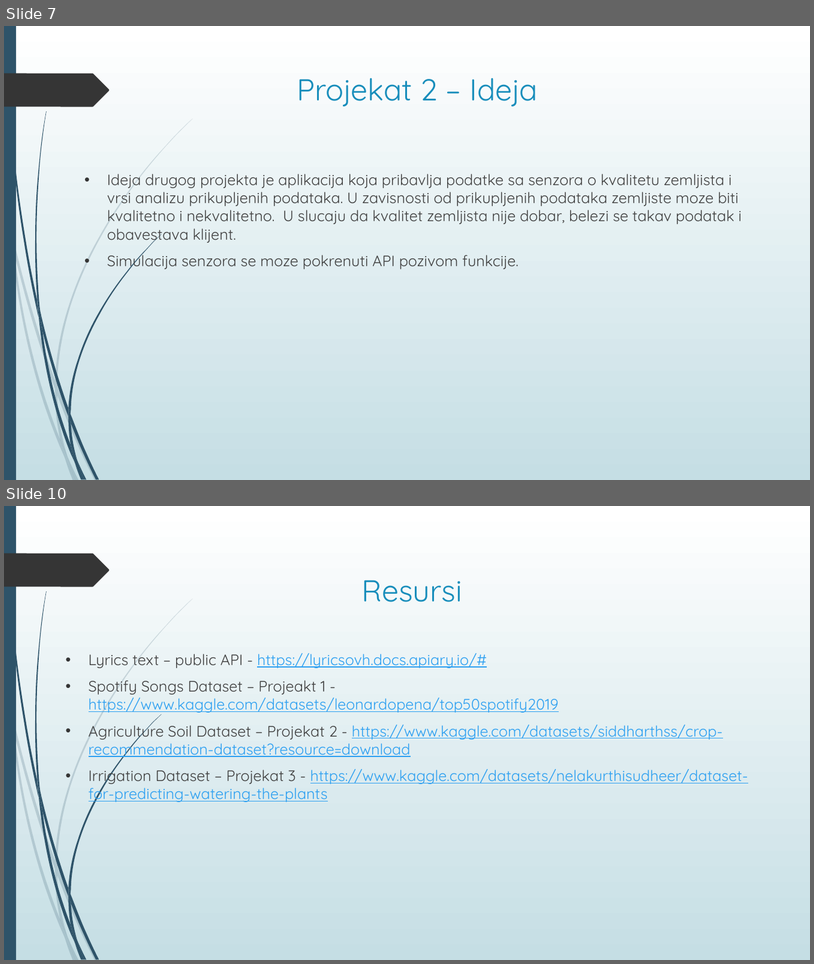
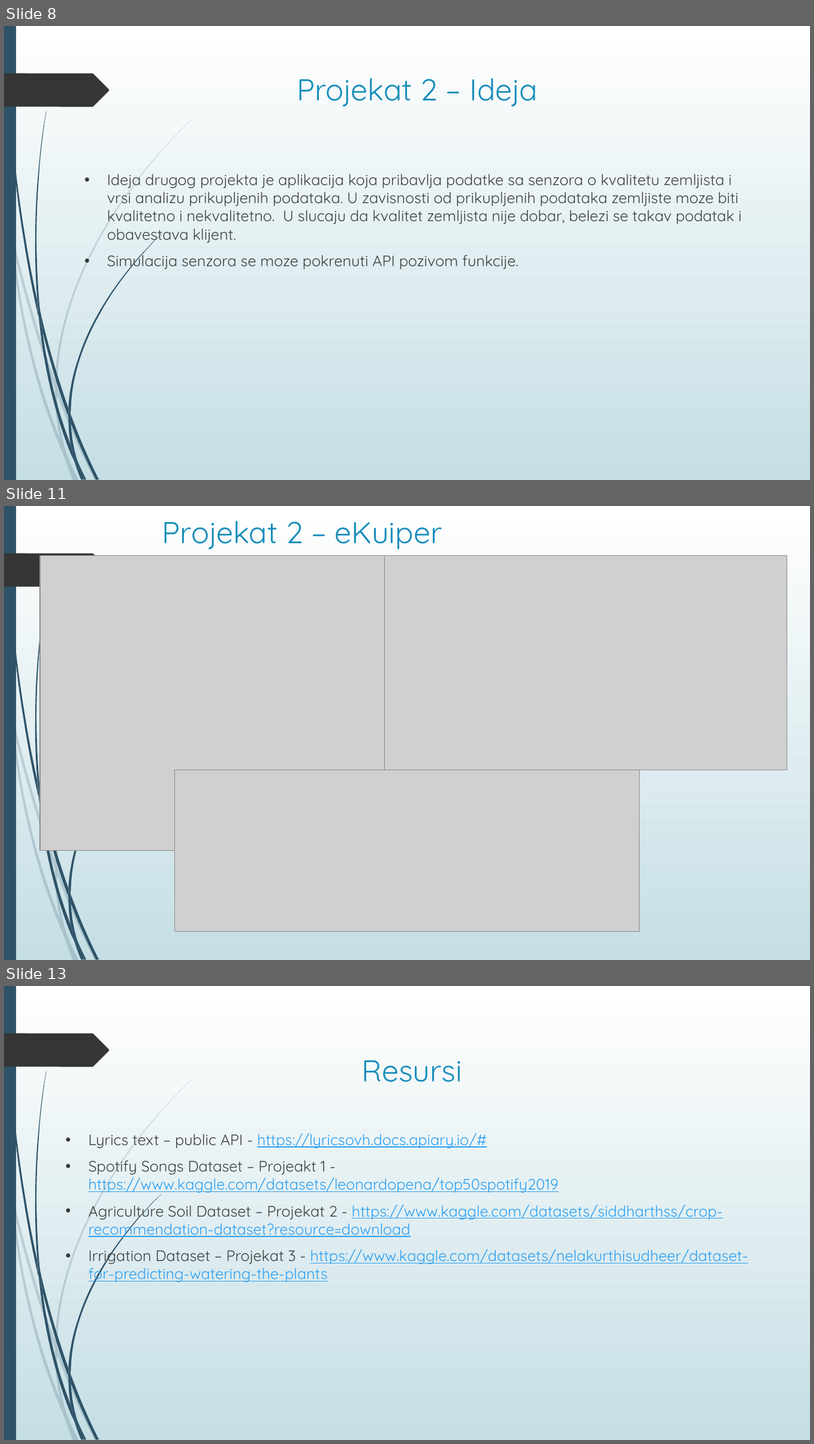
Before and after one commit to TeaMitic/SOA, a slide deck: Prezentacija projekata/Servisno-orijentisane arhitekture – Projekti.pptx. Shown one above the other, each under a label of ours: slides 7 and 10 before the commit, slides 8, 11 and 13 after it; the slides between them are not shown. The pictures are 814x964 and 814x1444 pixels, drawn with LibreOffice and Linux fonts; fonts in the diff are those of the drawing; grey boxes stand for pictures. Boxes give left, top, right and bottom in pixels: in the first picture for what was removed or moved away, otherwise in the second. Text is boxed around its words. In the diff, an @@ line names an element or a change of style, - is before the commit and + after.

```diff
--- a/Prezentacija projekata/Servisno-orijentisane arhitekture – Projekti.pptx
+++ b/Prezentacija projekata/Servisno-orijentisane arhitekture – Projekti.pptx
@@ slide 11 added at (4, 506, 810, 960), background gradient #FFFFFF to #C5DEE5; not listed: 24 template elements that a slide beside it also shows @@
@@ title added at (162, 520, 443, 549), 36 pt, text #178DBB @@
+Projekat 2 – eKuiper
@@ picture added at (40, 556, 385, 851) @@
@@ picture added at (385, 556, 788, 771) @@
@@ picture added at (174, 770, 640, 931) @@
@@ what was slide 7 is now slide 8 @@
@@ what was slide 10 is now slide 13 @@
```
Also in this commit, not shown: 5 slides changed, 3 other slides added, 1 slide removed, 14 other files.
